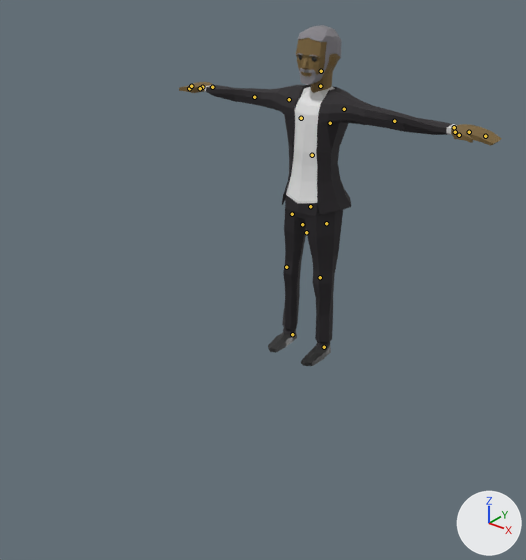
What one commit did to the glTF model apps/web/public/room/person-tux.glb.
Rendered twice from a 50 mm camera at (2.11, -3.05, 2.21) aimed at (0.22, -0.69, 0.75). The axes (+X, +Y, +Z) are drawn at lower right. The lights are the same throughout. The older version comes first. The bones that change, and the others that lie on the model, are drawn over the model as lines.

Objects in the first picture: 'BaseHuman'.
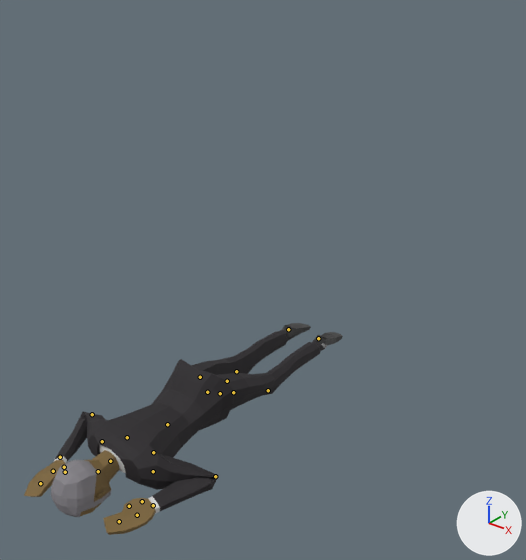
The newer file adds an action. The first version stands in its rest pose; the second is drawn at frame 41 of the action 'Death_Pose'.

Changed parts and their boxes (x1, y1, x2, y2) in the pictures (526 x 560 px):
'BaseHuman', posed (38% shorter): before (179, 25, 502, 366); after (24, 323, 343, 535)
bone 'Foot.L', root to tip: before (324, 347) to (323, 347); after (318, 338) to (319, 338)
bone 'Body', root to tip: before (302, 224) to (302, 223); after (220, 393) to (219, 394)
bone 'Head', root to tip: before (321, 71) to (321, 71); after (98, 471) to (97, 471)
bone 'UpperArm.L', root to tip: before (344, 109) to (344, 109); after (153, 471) to (153, 471)
bone 'LowerArm.L', root to tip: before (394, 121) to (395, 121); after (215, 476) to (215, 477)
bone 'MiddleHand.L', root to tip: before (469, 132) to (469, 132); after (137, 515) to (136, 515)
bone 'Fingers.L', root to tip: before (485, 136) to (486, 136); after (119, 521) to (118, 522)
bone 'Thumb1.L', root to tip: before (455, 132) to (455, 132); after (142, 501) to (141, 502)
bone 'Thumb2.L', root to tip: before (459, 135) to (459, 135); after (129, 506) to (128, 506)
bone 'UpperArm.R', root to tip: before (289, 99) to (288, 99); after (102, 441) to (102, 441)
bone 'LowerArm.R', root to tip: before (254, 97) to (254, 97); after (92, 414) to (91, 414)
bone 'MiddleHand.R', root to tip: before (202, 87) to (202, 87); after (53, 471) to (52, 471)
bone 'Thumb2.R', root to tip: before (189, 88) to (189, 88); after (65, 472) to (65, 472)
bone 'UpperLeg.L', root to tip: before (326, 223) to (326, 224); after (233, 392) to (234, 392)
bone 'LowerLeg.L', root to tip: before (320, 277) to (320, 278); after (268, 390) to (268, 390)
bone 'UpperLeg.R', root to tip: before (292, 214) to (292, 214); after (200, 377) to (200, 376)
bone 'LowerLeg.R', root to tip: before (286, 267) to (286, 267); after (236, 371) to (236, 371)
bone 'Foot.R', root to tip: before (292, 334) to (292, 335); after (288, 329) to (289, 329)

Edits to the bpy script that builds the scene:
```text
Change bone_foot_l:
    where bone_foot_l = bpy.data.objects['HumanArmature'].pose.bones['Foot.L']  # child of 'Bone'
    bone_foot_l.location: (0.0, 0.0, 0.0) -> (0.0, 0.00158, 0.00233)
    bone_foot_l.rotation_quaternion: (1.0, 0.0, 0.0, 0.0) -> (0.177, -0.984, 0.0, 0.0)  # degrees (0, 0, 0) -> degrees (-160, 0, 0)
Change bone_body:
    where bone_body = bpy.data.objects['HumanArmature'].pose.bones['Body']  # child of 'Bone'
    bone_body.location: (0.0, 0.0, 0.0) -> (0.0, -0.01941, 0.01869)
    bone_body.rotation_quaternion: (1.0, 0.0, 0.0, 0.0) -> (0.661, 0.751, 0.0, 0.0)  # degrees (0, 0, 0) -> degrees (97, 0, 0)
Change bone_head:
    where bone_head = bpy.data.objects['HumanArmature'].pose.bones['Head']  # child of 'Neck'
    bone_head.rotation_quaternion: (1.0, 0.0, 0.0, 0.0) -> (0.993, -0.115, 0.0, 0.0)  # degrees (0, 0, 0) -> degrees (-13, 0, 0)
Change bone_upperarm_l:
    where bone_upperarm_l = bpy.data.objects['HumanArmature'].pose.bones['UpperArm.L']  # child of 'Shoulder.L'
    bone_upperarm_l.rotation_quaternion: (1.0, 0.0, 0.0, 0.0) -> (-0.945, 0.283, -0.088, 0.141)  # degrees (0, 0, 0) -> degrees (-34, 5, -19)
Change bone_lowerarm_l:
    where bone_lowerarm_l = bpy.data.objects['HumanArmature'].pose.bones['LowerArm.L']  # child of 'UpperArm.L'
    bone_lowerarm_l.rotation_quaternion: (1.0, 0.0, 0.0, 0.0) -> (0.274, 0.718, -0.223, -0.599)  # degrees (0, 0, 0) -> degrees (101, 48, -74)
Change bone_middlehand_l:
    where bone_middlehand_l = bpy.data.objects['HumanArmature'].pose.bones['MiddleHand.L']  # child of 'Palm.L'
    bone_middlehand_l.rotation_quaternion: (1.0, 0.0, 0.0, 0.0) -> (0.997, 0.071, -0.003, -0.04)  # degrees (0, 0, 0) -> degrees (8, 0, -5)
Change bone_fingers_l:
    where bone_fingers_l = bpy.data.objects['HumanArmature'].pose.bones['Fingers.L']  # child of 'MiddleHand.L'
    bone_fingers_l.rotation_quaternion: (1.0, 0.0, 0.0, 0.0) -> (0.987, 0.133, 0.034, -0.081)  # degrees (0, 0, 0) -> degrees (15, 5, -9)
Change bone_thumb1_l:
    where bone_thumb1_l = bpy.data.objects['HumanArmature'].pose.bones['Thumb1.L']  # child of 'Palm.L'
    bone_thumb1_l.rotation_quaternion: (1.0, 0.0, 0.0, 0.0) -> (0.955, -0.089, -0.12, -0.256)  # degrees (0, 0, 0) -> degrees (-7, -16, -29)
Change bone_thumb2_l:
    where bone_thumb2_l = bpy.data.objects['HumanArmature'].pose.bones['Thumb2.L']  # child of 'Thumb1.L'
    bone_thumb2_l.rotation_quaternion: (1.0, 0.0, 0.0, 0.0) -> (-0.982, -0.085, 0.037, -0.163)  # degrees (0, 0, 0) -> degrees (9, -6, 18)
Change bone_upperarm_r:
    where bone_upperarm_r = bpy.data.objects['HumanArmature'].pose.bones['UpperArm.R']  # child of 'Shoulder.R'
    bone_upperarm_r.rotation_quaternion: (1.0, 0.0, 0.0, 0.0) -> (0.972, -0.209, 0.063, 0.082)  # degrees (0, 0, 0) -> degrees (-24, 9, 8)
Change bone_lowerarm_r:
    where bone_lowerarm_r = bpy.data.objects['HumanArmature'].pose.bones['LowerArm.R']  # child of 'UpperArm.R'
    bone_lowerarm_r.rotation_quaternion: (1.0, 0.0, 0.0, 0.0) -> (0.277, 0.395, 0.314, 0.818)  # degrees (0, 0, 0) -> degrees (56, -28, 127)
Change bone_middlehand_r:
    where bone_middlehand_r = bpy.data.objects['HumanArmature'].pose.bones['MiddleHand.R']  # child of 'Palm.R'
    bone_middlehand_r.rotation_quaternion: (1.0, 0.0, 0.0, 0.0) -> (0.98, 0.11, -0.161, -0.051)  # degrees (0, 0, 0) -> degrees (14, -18, -8)
Change bone_thumb2_r:
    where bone_thumb2_r = bpy.data.objects['HumanArmature'].pose.bones['Thumb2.R']  # child of 'Thumb1.R'
    bone_thumb2_r.rotation_quaternion: (1.0, 0.0, 0.0, 0.0) -> (0.967, -0.241, 0.016, 0.079)  # degrees (0, 0, 0) -> degrees (-28, 4, 8)
Change bone_upperleg_l:
    where bone_upperleg_l = bpy.data.objects['HumanArmature'].pose.bones['UpperLeg.L']  # child of 'Body'
    bone_upperleg_l.rotation_quaternion: (1.0, 0.0, 0.0, 0.0) -> (0.977, -0.212, 0.001, -0.001)  # degrees (0, 0, 0) -> degrees (-24, 0, 0)
Change bone_lowerleg_l:
    where bone_lowerleg_l = bpy.data.objects['HumanArmature'].pose.bones['LowerLeg.L']  # child of 'UpperLeg.L'
    bone_lowerleg_l.rotation_quaternion: (1.0, 0.0, 0.0, 0.0) -> (0.983, 0.186, 0.0, 0.0)  # degrees (0, 0, 0) -> degrees (21, 0, 0)
Change bone_upperleg_r:
    where bone_upperleg_r = bpy.data.objects['HumanArmature'].pose.bones['UpperLeg.R']  # child of 'Body'
    bone_upperleg_r.rotation_quaternion: (1.0, 0.0, 0.0, 0.0) -> (0.984, -0.178, 0.001, -0.001)  # degrees (0, 0, 0) -> degrees (-20, 0, 0)
Change bone_lowerleg_r:
    where bone_lowerleg_r = bpy.data.objects['HumanArmature'].pose.bones['LowerLeg.R']  # child of 'UpperLeg.R'
    bone_lowerleg_r.rotation_quaternion: (1.0, 0.0, 0.0, 0.0) -> (0.995, 0.1, 0.0, 0.0)  # degrees (0, 0, 0) -> degrees (11, 0, 0)
Change bone_foot_r:
    where bone_foot_r = bpy.data.objects['HumanArmature'].pose.bones['Foot.R']  # child of 'Bone'
    bone_foot_r.location: (0.0, 0.0, 0.0) -> (0.0, 0.00115, 0.00151)
    bone_foot_r.rotation_quaternion: (1.0, 0.0, 0.0, 0.0) -> (0.182, -0.983, 0.0, 0.0)  # degrees (0, 0, 0) -> degrees (-159, 0, 0)
```
